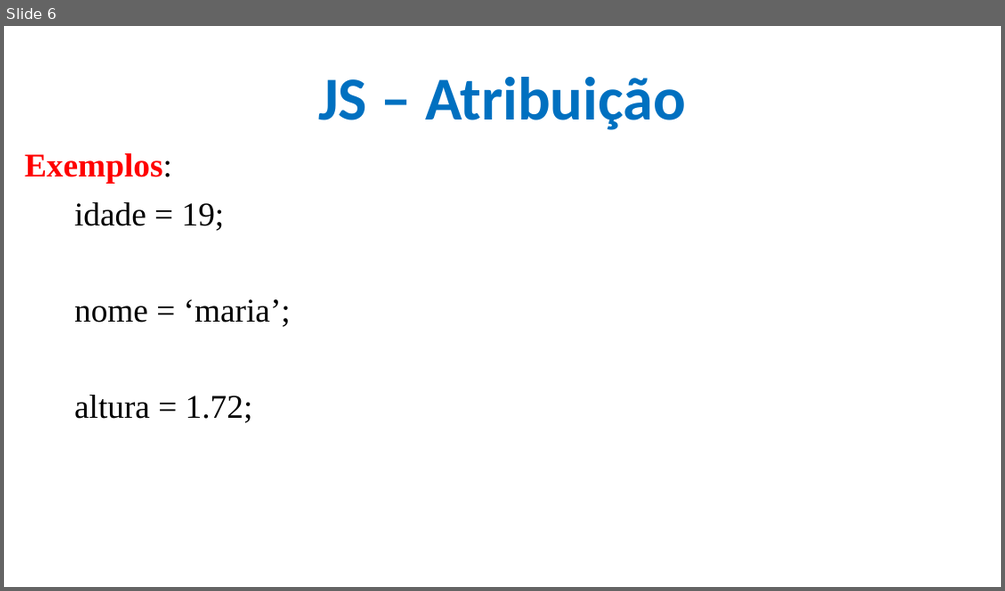
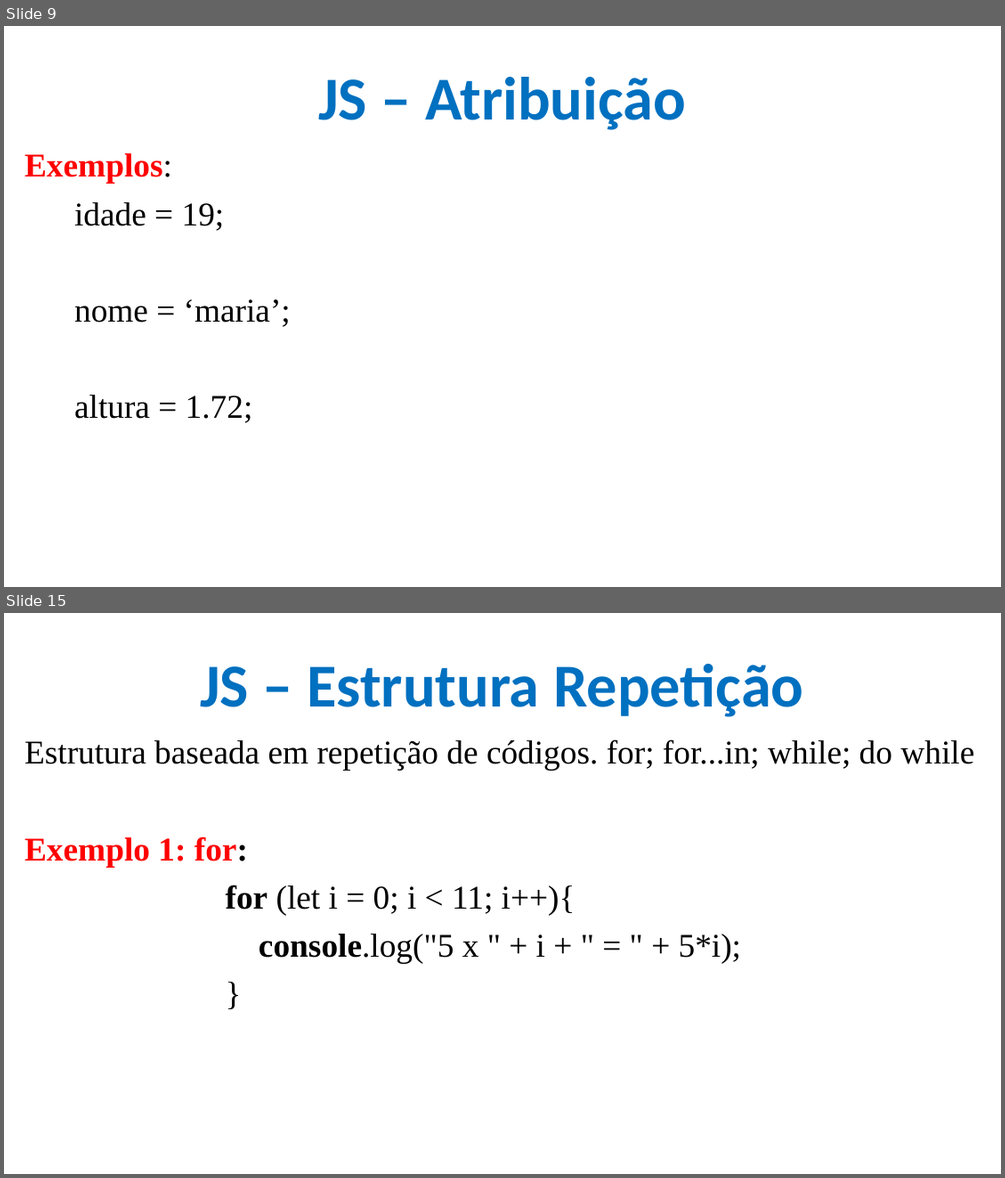
Before and after one commit to CloudEducationBrazil/WydenDesenvolvimentoWebPHP, a slide deck: 01 Classes/Aula 09 Desenvolvimento Web PHP - JS.pptx. Shown one above the other, each under a label of ours: slide 6 before the commit, slides 9 and 15 after it; the slides between them are not shown. The pictures are 1005x591 and 1005x1178 pixels, drawn with LibreOffice and Linux fonts; fonts in the diff are those of the drawing; background and template pictures are left out. Boxes give left, top, right and bottom in pixels: in the first picture for what was removed or moved away, otherwise in the second. Text is boxed around its words. In the diff, an @@ line names an element or a change of style, - is before the commit and + after.

```diff
--- a/01 Classes/Aula 09 Desenvolvimento Web PHP - JS.pptx
+++ b/01 Classes/Aula 09 Desenvolvimento Web PHP - JS.pptx
@@ slide 15 added at bbox=[4, 613, 1001, 1174], background picture (left out) @@
@@ title added at bbox=[200, 664, 803, 717], 44 pt, text #0070C0, bold @@
+JS – Estrutura Repetição
@@ text added at bbox=[24, 739, 974, 963], 24 pt, text #000000 @@
+Estrutura baseada em repetição de códigos. for; for...in; while; do while
+Exemplo 1: for:
+        for (let i = 0; i < 11; i++){
+        console.log("5 x " + i + " = " + 5*i);
+        }
@@ what was slide 6 is now slide 9 @@
```
Also in this commit, not shown: 3 slides changed, 28 other slides added.
